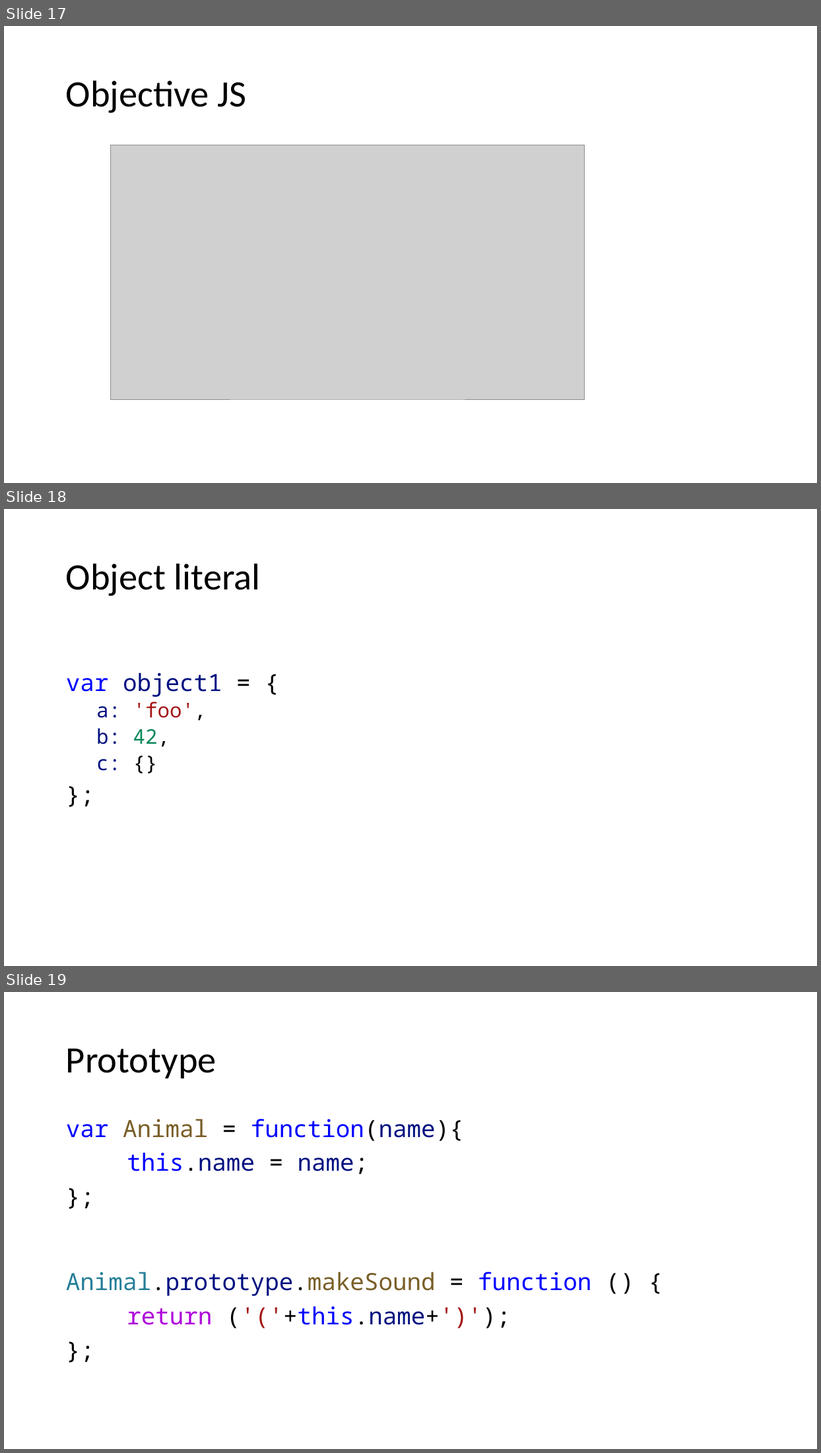
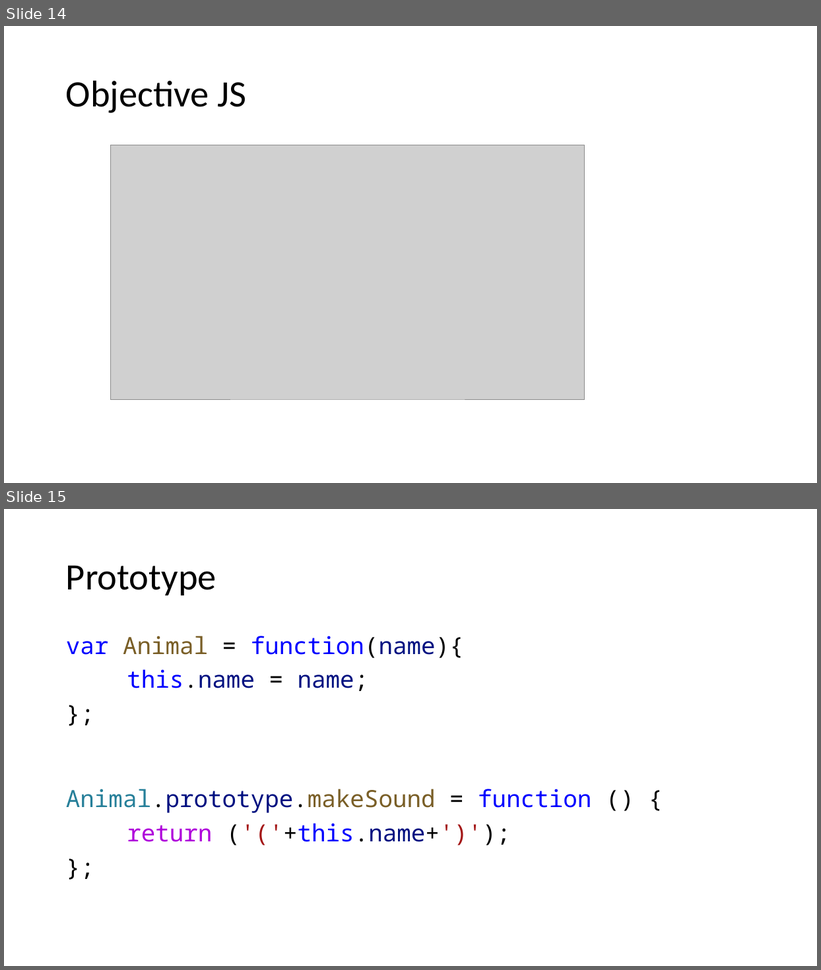
Before and after one commit to dankrz/JsTraining, a slide deck: JsTraining-presentation/JS Training.pptx. Shown one above the other, each under a label of ours: slides 17, 18 and 19 before the commit, slides 14 and 15 after it. The pictures are 821x1453 and 821x970 pixels, drawn with LibreOffice and Linux fonts; fonts in the diff are those of the drawing; grey boxes stand for pictures. Boxes give left, top, right and bottom in pixels: in the first picture for what was removed or moved away, otherwise in the second. Text is boxed around its words. In the diff, an @@ line names an element or a change of style, - is before the commit and + after.

```diff
--- a/JsTraining-presentation/JS Training.pptx
+++ b/JsTraining-presentation/JS Training.pptx
@@ slide 18 removed at [4,509,817,966], background #FFFFFF @@
@@ title removed at [66,563,261,596] @@
-Object literal
@@ text removed at [66,673,222,771] @@
-var object1 = {
-  a: 'foo',
-  b: 42,
-  c: {}
-};
@@ what was slide 17 is now slide 14 @@
@@ what was slide 19 is now slide 15 @@
```
Also in this commit, not shown: 4 slides changed, 8 slides added, 8 other files.
